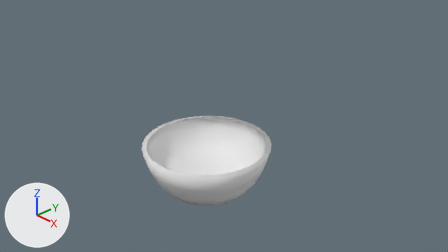
What one commit did to the Blender file resources/models/Raw/Bowl.blend.
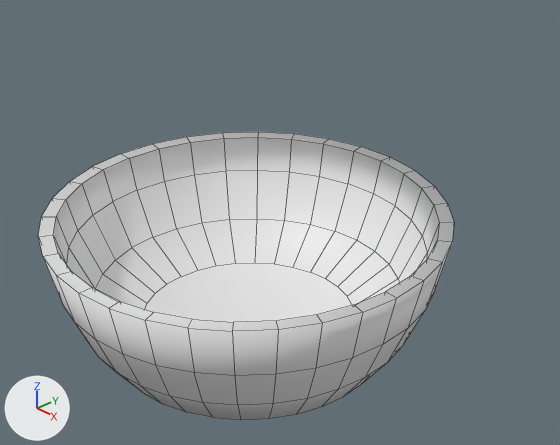
Old and new are each drawn from the file's camera 'Camera' and again close up on the part from 29% to 68% of the width and 30% to 85% of the height. Arrows for +X, +Y and +Z are at lower left; the lights stay in place. The close-ups show mesh edges as thin lines.
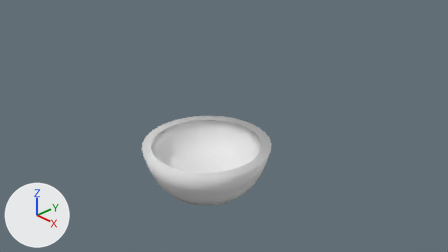
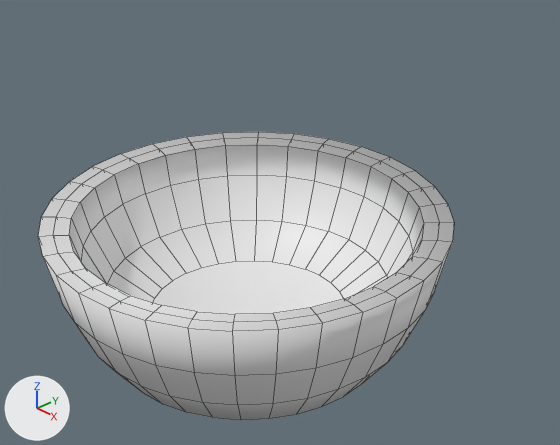
The newer file is also turned or shifted as a whole; pictures and numbers use the older file's frame.

Where the change shows, as pixel boxes [x1, y1, x2, y2] in the close-ups (560 x 445 px):
part 1 of me_cylinder, added: after [54, 137, 439, 322]

The change, as a list of edits to the scene's bpy script:
```text
Change me_cylinder:
    used by ob_cylinder; location = (0.0, 0.0, 0.0)
    remove me_cylinder.from_pydata(...)  # 256 vertices, 226 faces; spans x -1.49..1.49, y -1.49..1.49, z -1.05..-0.02
    add me_cylinder.from_pydata(...)  # 480 vertices, 452 faces; spans x -1.49..1.49, y -1.49..1.49, z -1.05..-0.02
    me_cylinder part 1
    224 vertices are added at x -1.27..1.27, y -1.27..1.27, z -0.98..-0.03
    226 new faces join them
```
